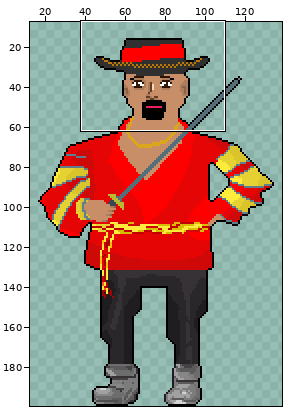
Sprite sheet -- Assets/Resources/Hiszpan.png. The first picture is a wide view before the edit; the outline marks the close-up.
Close-up. The starting point:
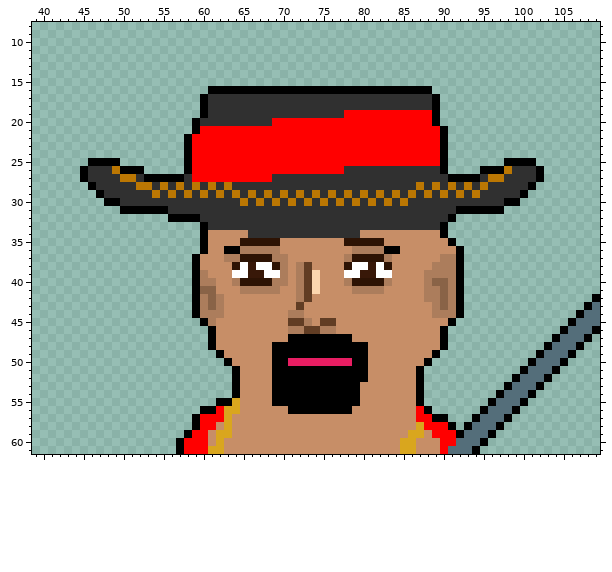
The file is 150x200 pixels. Colours within 5 levels of each other are drawn and written as one. Shown: x 39..109, y 8..61. The wide view leaves out empty margins. The commit also changed other parts of the picture, which this record leaves out.
And afterwards:
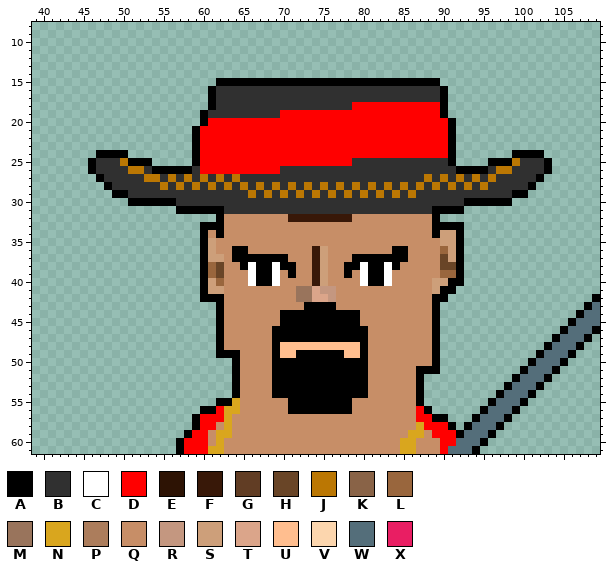
Palette (. is transparent): A #000000  B #303030  C #ffffff  D #ff0000  E #2d1304  F #381808  G #613d24  H #694527  J #bb7703  K #896347  L #99663d  M #99745c  N #d9a61e  P #ac7d5c  Q #c78e67  R #c49780  S #cd9f7a  T #dba58a  U #ffbe8f  V #fcd6ae  W #546e7a  X #e91e63
Change:
@@ x 39..109 @@
 14 .......................................................................
-15 .......................................................................
-16 ......................AAAAAAAAAAAAAAAAAAAAAAAAAAAA.....................
-17 .....................ABBBBBBBBBBBBBBBBBBBBBBBBBBBBA....................
-18 .....................ABBBBBBBBBBBBBBBBBBBBBBBBBBBBA....................
-19 .....................ABBBBBBBBBBBBBBBBBDDDDDDDDDDDA....................
-20 ....................ABBBBBBBBBDDDDDDDDDDDDDDDDDDDDA....................
-21 ....................ADDDDDDDDDDDDDDDDDDDDDDDDDDDDDDA...................
-22 ...................ADDDDDDDDDDDDDDDDDDDDDDDDDDDDDDDA...................
-23 ...................ADDDDDDDDDDDDDDDDDDDDDDDDDDDDDDDA...................
-24 ...................ADDDDDDDDDDDDDDDDDDDDDDDDDDDDDDDA...................
-25 .......AAAA........ADDDDDDDDDDDDDDDDDDDDDDDDDDDDDDDA.......AAAA........
-26 ......ABBBJAAA.....ADDDDDDDDDDDDDDDDDDDBBBBBBBBBBBBA....AAAJBBBA.......
-27 ......ABBBBJJBAAAAABDDDDDDDDDDBBBBBBBBBBBBBBBBBBBBBBAAAABJJBBBBA.......
-28 .......ABBBBBJJBJBJBJBJBJBBBBBBBBBBBBBBBBBBBBBBBJBJBJBJBJBBBBBA........
-29 ........ABBBBBBJBJBJBJBJBJBJBJBJBJBJBJBJBJBJBJBJBJBJBJBJBBBBBA.........
-30 .........AABBBBBBBBBBBBBBBJBJBJBJBJBJBJBJBJBJBJBBBBBBBBBBBBAA..........
-31 ...........AAAAAABBBBBBBBBBBBBBBBBBBBBBBBBBBBBBBBBBBBAAAAAA............
-32 .................AAAABBBBBBBBBBBBBBBBBBBBBBBBBBBBBBBA..................
-33 .....................ABBBBBBBBBBBBBBBBBBBBBBBBBBBBBA...................
-34 .....................AQQQQQBBBBBBBBBBBBBBQQQQQQQQQQA...................
-35 .....................AQQQQEEEEEQQQQQQQQEEEEEQQQQQQQQA..................
-36 .....................AQQAAPPPPPQQQQQQQQQPPPPAAQQQQQQQA.................
-37 ....................AQQQPPEEEEPPQQQQQQQPEEEEPQQQQQQPPA.................
-38 ....................AQQQQECFCCEPQPGQQQQECCFCEQQQQQPPPA.................
-39 ....................APQQQCCFFCCPQPGVQQQCCFFCCQQQQPPPPA.................
-40 ....................APPQQPEEEEPPQPGVQQQPEEEEPQQQQPKKPA.................
-41 ....................AKKQQQPPPPPQQPGVQQQQPPPPQQQQQPPKPA.................
-42 ....................APKPQQQQQQQQQPGQQQQQQQQQQQQQQPPKPA................A
-43 ....................APKPQQQQQQQQQGQQQQQQQQQQQQQQQQPKPA...............AW
-44 ....................APPPQQQQQQQQPPQQQQQQQQQQQQQQQQPPPA..............AWW
-45 .....................APQQQQQQQQQGGPQGGQQQQQQQQQQQQQQA..............AWWW
-46 ......................AQQQQQQQQQPPGGPPQQQQQQQQQQQQQA..............AWWWA
-47 ......................AQQQQQQQQQAAAAAAAAQQQQQQQQQQQA.............AWWWA.
-48 ......................AQQQQQQQAAAAAAAAAAAAQQQQQQQQQA............AWWWA..
-49 .......................AQQQQQQAAAAAAAAAAAAQQQQQQQQA............AWWWA...
-50 ........................AQQQQQAAXXXXXXXXAAQQQQQQQA............AWWWA....
-51 .........................AQQQQAAAAAAAAAAAAQQQQQQA............AWWWA.....
+15 .......................AAAAAAAAAAAAAAAAAAAAAAAAAAAA....................
+16 ......................ABBBBBBBBBBBBBBBBBBBBBBBBBBBBA...................
+17 ......................ABBBBBBBBBBBBBBBBBBBBBBBBBBBBA...................
+18 ......................ABBBBBBBBBBBBBBBBBDDDDDDDDDDDA...................
+19 .....................ABBBBBBBBBDDDDDDDDDDDDDDDDDDDDA...................
+20 .....................ADDDDDDDDDDDDDDDDDDDDDDDDDDDDDDA..................
+21 ....................ADDDDDDDDDDDDDDDDDDDDDDDDDDDDDDDA..................
+22 ....................ADDDDDDDDDDDDDDDDDDDDDDDDDDDDDDDA..................
+23 ....................ADDDDDDDDDDDDDDDDDDDDDDDDDDDDDDDA..................
+24 ........AAAA........ADDDDDDDDDDDDDDDDDDDDDDDDDDDDDDDA.......AAAA.......
+25 .......ABBBJAAA.....ADDDDDDDDDDDDDDDDDDDBBBBBBBBBBBBA....AAAJBBBA......
+26 .......ABBBBJJBAAAAABDDDDDDDDDDBBBBBBBBBBBBBBBBBBBBBBAAAABJJBBBBA......
+27 ........ABBBBBJJBJBJBJBJBJBBBBBBBBBBBBBBBBBBBBBBBJBJBJBJBJBBBBBA.......
+28 .........ABBBBBBJBJBJBJBJBJBJBJBJBJBJBJBJBJBJBJBJBJBJBJBJBBBBBA........
+29 ..........AABBBBBBBBBBBBBBBJBJBJBJBJBJBJBJBJBJBJBBBBBBBBBBBBAA.........
+30 ............AAAAAABBBBBBBBBBBBBBBBBBBBBBBBBBBBBBBBBBBBAAAAAA...........
+31 ..................AAAAAABBBBBBBBBBBBBBBBBBBBBBBBBBAAAA.................
+32 .......................AQQQQQQQQFFFFFFFFQQQQQQQQQQA....................
+33 .....................AAAQQQQQQQQQQQQQQQQQQQQQQQQQQAAAA.................
+34 .....................AQAQQQQQQQQQQQQQQQQQQQQQQQQQQASSA.................
+35 .....................ASQQQQQQQQQQQQQQQQQQQQQQQQQQQQSSA.................
+36 .....................ASQQAAQQQQQQQQFSQQQQQQQQAAQQQQLSA.................
+37 .....................ASSQAAAAAAAQQQFSQQQAAAAAAAQQQQHSA.................
+38 .....................ALHQQACAACAAQQFSQQAACAACAQQQQQHHA.................
+39 .....................ALHQQQCAACQAQQFSQQAQCAACQQQQQQLLA.................
+40 .....................ASLQQQCAACQQQQFSQQQQCAACQQQQQSSAA.................
+41 .....................ASSQQQQQQQQQMMTRRQQQQQQQQQQQQSAA..................
+42 .....................AAAQQQQQQQQQMMTTRQQQQQQQQQQQQAA..................A
+43 .......................AQQQQQQQQQQAAAAQQQQQQQQQQQQA..................AW
+44 .......................AQQQQQQQAAAAAAAAAAQQQQQQQQQA.................AWW
+45 .......................AQQQQQQQAAAAAAAAAAQQQQQQQQQA................AWWW
+46 .......................AQQQQQQAAAAAAAAAAAAQQQQQQQQA...............AWWWA
+47 .......................AQQQQQQAAAAAAAAAAAAQQQQQQQQA..............AWWWA.
+48 .......................AQQQQQQAUUUUUUUUUUAQQQQQQQQA.............AWWWA..
+49 .......................AAAQQQQAUUAAAAAAUUAQQQQQQQQA............AWWWA...
+50 .........................AQQQQAAAAAAAAAAAAQQQQQQQQA...........AWWWA....
+51 .........................AQQQQAAAAAAAAAAAAQQQQQQAAA..........AWWWA.....
 52 .........................AQQQQAAAAAAAAAAAAQQQQQQA...........AWWWA......
-53 .........................AQQQQAAAAAAAAAAAQQQQQQQA..........AWWWA.......
-54 .........................AQQQQAAAAAAAAAAAQQQQQQQA.........AWWWA........
-55 .......................AANQQQQAAAAAAAAAAAQQQQQQQA........AWWWA.........
+53 .........................AQQQQAAAAAAAAAAAAQQQQQQA..........AWWWA.......
+54 .........................AQQQQAAAAAAAAAAAAQQQQQQA.........AWWWA........
+55 .......................AANQQQQQQAAAAAAAAQQQQQQQQA........AWWWA.........
 56 .....................AADNNQQQQQQAAAAAAAAQQQQQQQQDA......AWWWA..........
